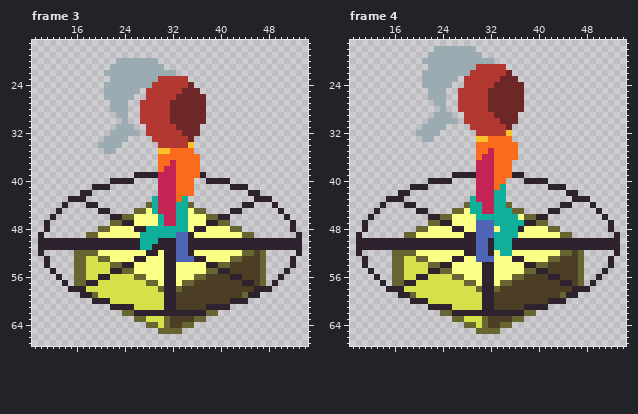
Edited in one commit: animated GIF sprite (Assets/myAesprite/Walking_Study.gif). Above, as it was before the edit.
The file is 256x368 pixels, drawn in blocks of 4x4; one block is one cell here. Shown: frame 3: x 9..54, y 17..67; frame 4: x 9..54, y 17..67. The commit also changed other frames, which this record leaves out.
Once edited:
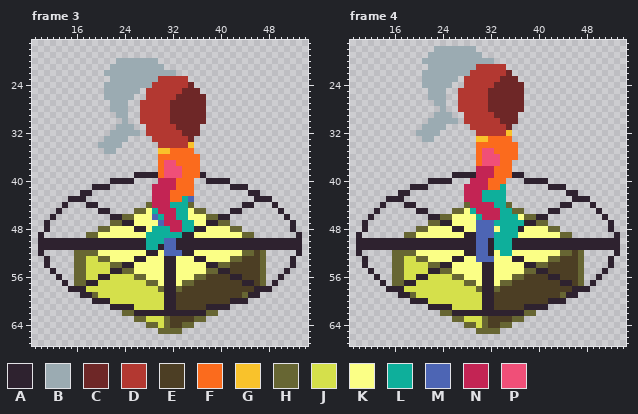
Palette (. is transparent): A #2e222f  B #9babb2  C #6e2727  D #b33831  E #4c3e24  F #fb6b1d  G #f9c22b  H #676633  J #d5e04b  K #fbff86  L #0eaf9b  M #4d65b4  N #c32454  P #f04f78
Change:
Changed rows in their new state; - is an unchanged pixel.
Frame 3:
first column x 27:
37 ----PP---
38 ----PPP--
39 ---FPPP--
41 --N------
42 --N--F---
43 --N--F--M
44 --N--L---
46 --M------
47 ---M--N-L
48 -K---NN-L
49 K-----LA-
50 A--LMMAA-
51 A-L-MMAA-
52 ----MM-A-
53 ------KKK
Frame 4:
first column x 28:
35 ---PP-
36 ---PPP
37 --FPPP
40 -N--F-
41 NN--F-
42 NN-LL-
43 NN-LL-
44 -NN---
45 --N--N
46 ---NNN
Boxes around the changes in both pictures, in picture pixels (x1, y1, x2, y2):
changed: (140, 160, 194, 262)
changed: (464, 148, 500, 220)
